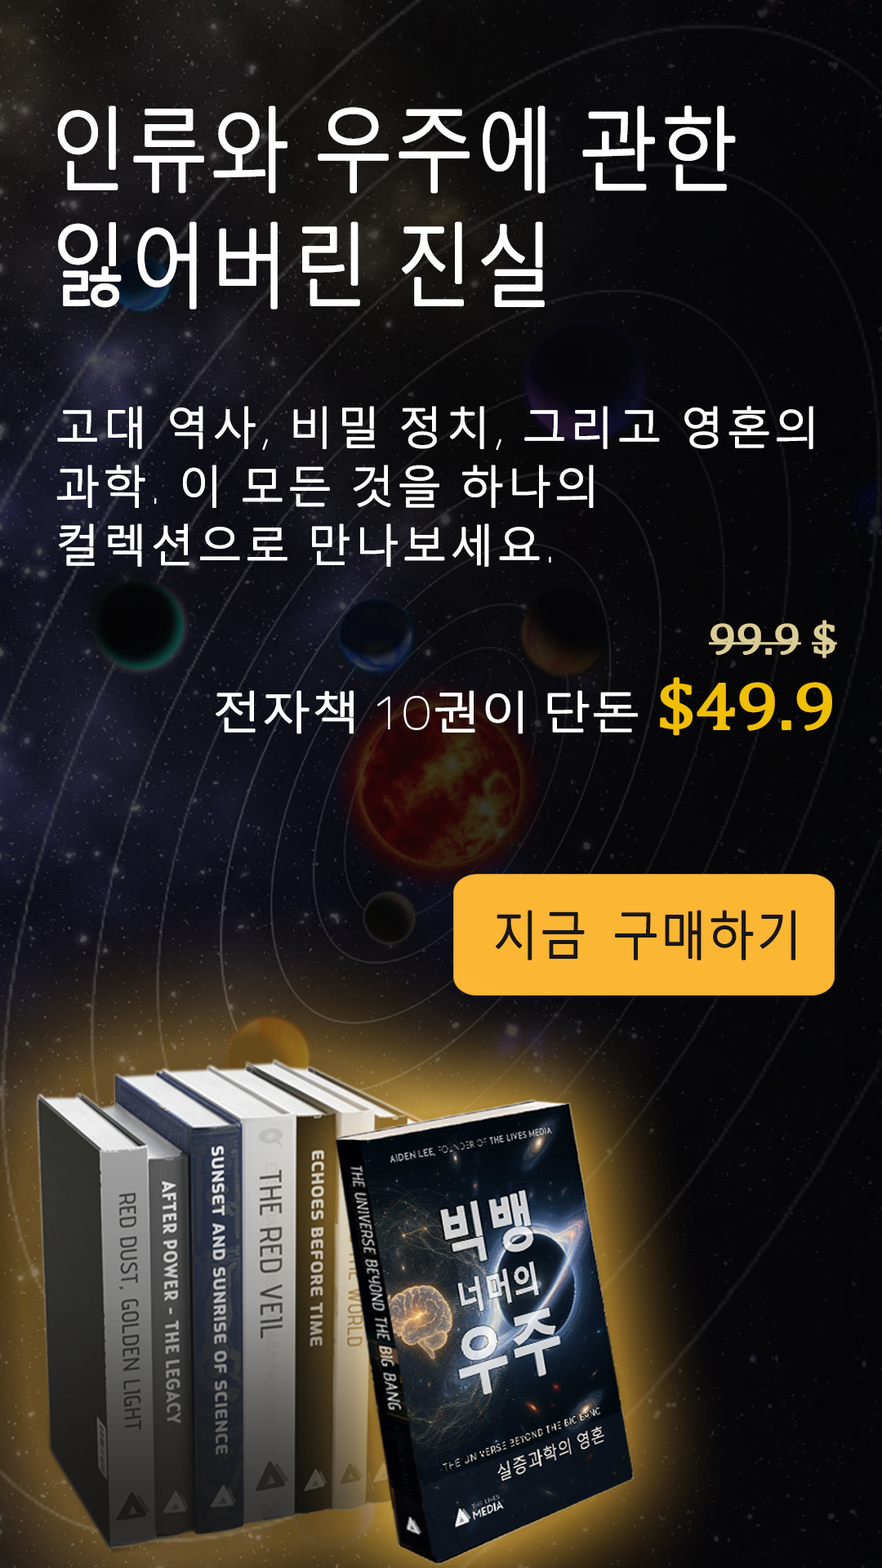
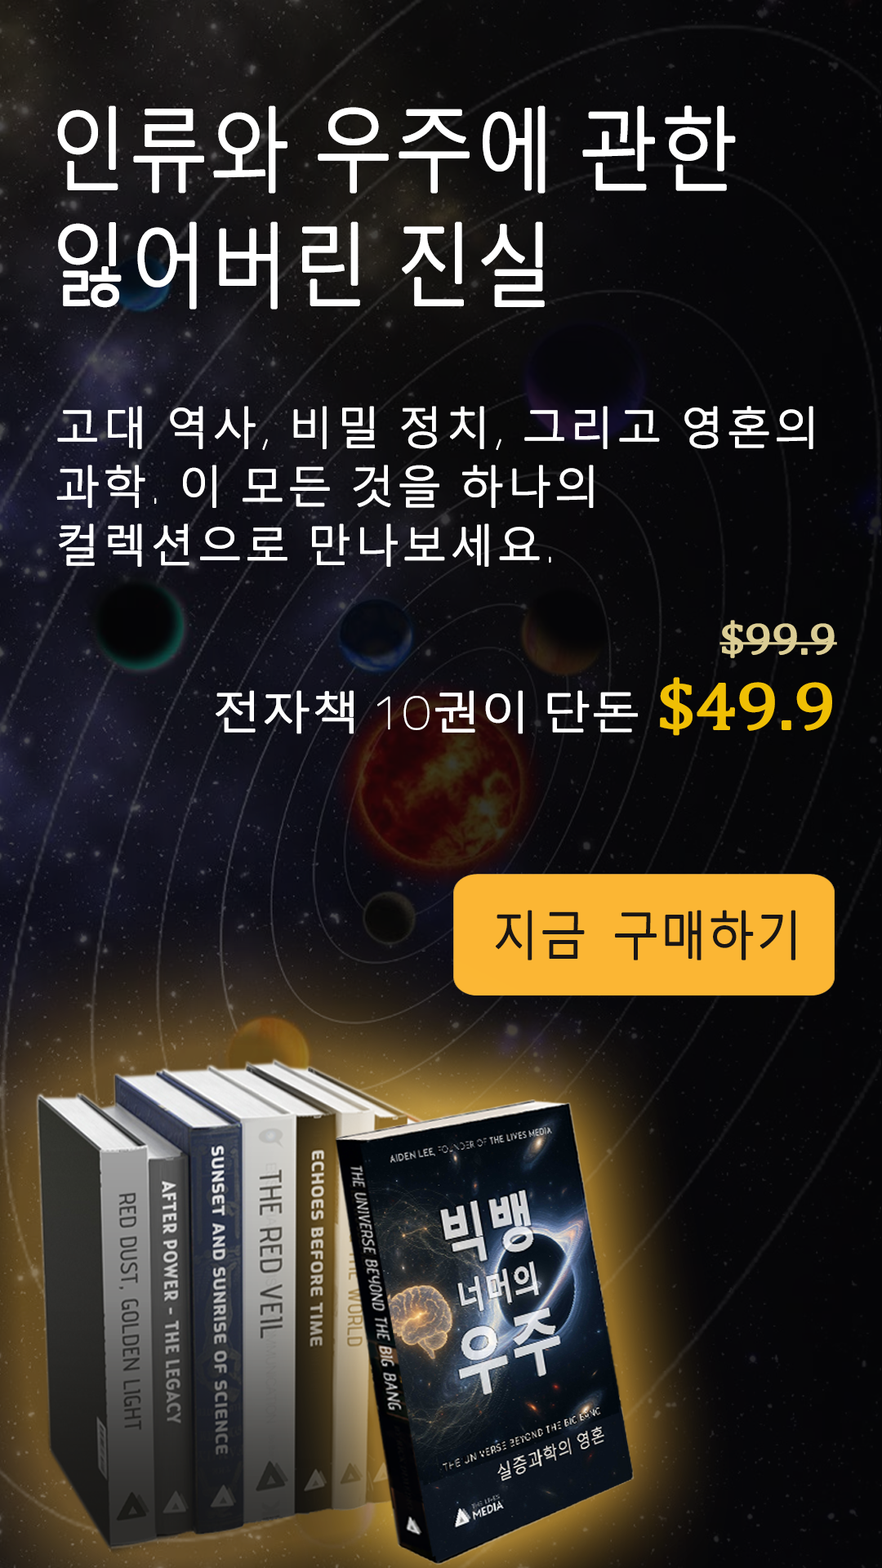
The second 882×1568 image is a revision of the first. Changes to its layers:
painted on "$99.90 → ONLY $49.90" over [708, 619, 836, 659]